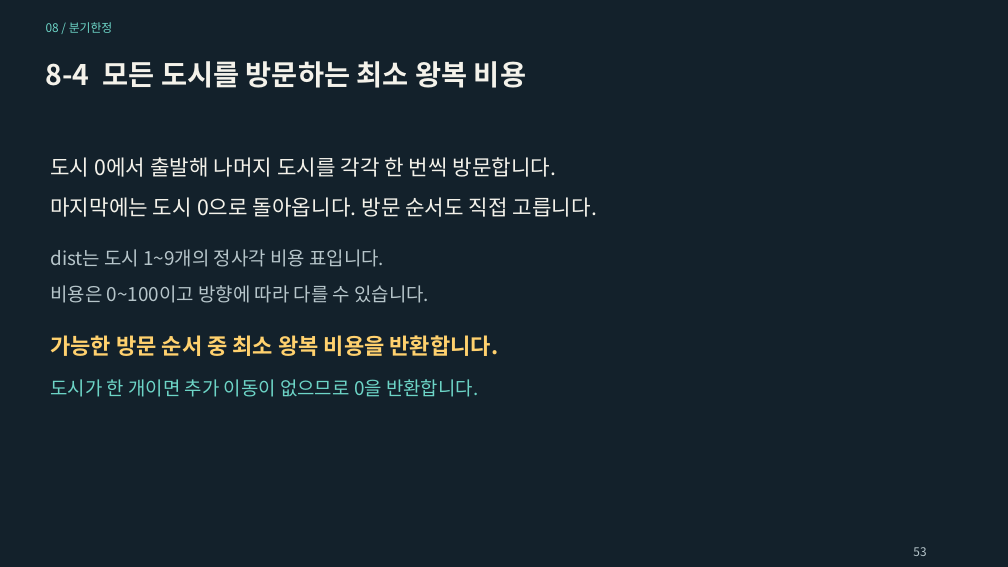
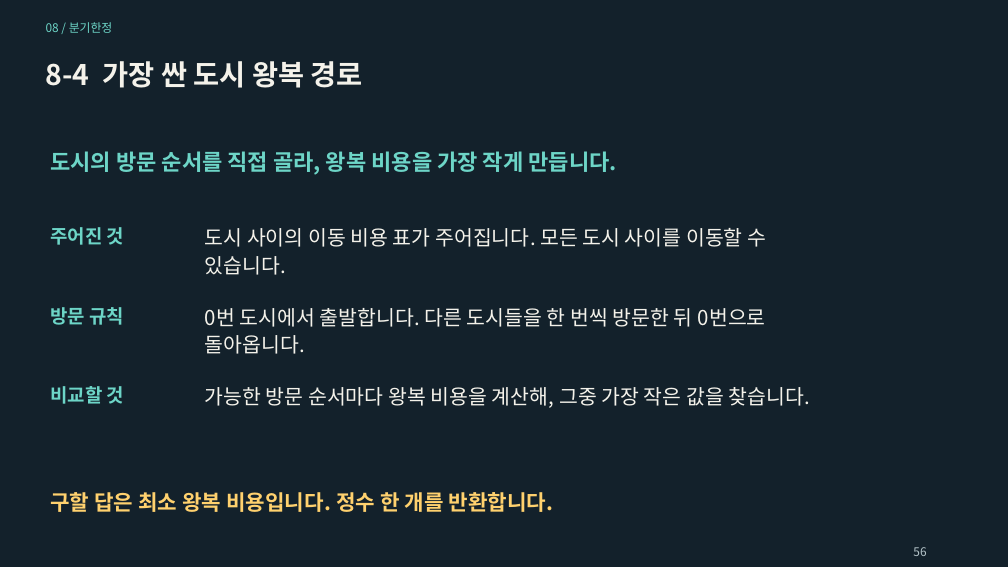
Before and after one commit to Sangdon-Park/Sangdon-Park.github.io, a slide deck: slide 56 of data/알고리즘/8장_분기한정_기법.pptx (slide 53 before the commit). Drawn at 1008x567 pixels with LibreOffice and Linux fonts; fonts in the diff are those of the drawing. Boxes give left, top, right and bottom in pixels: in the first picture for what was removed or moved away, otherwise in the second. Text is boxed around its words. In the diff, an @@ line names an element or a change of style, - is before the commit and + after.

```diff
--- a/data/알고리즘/8장_분기한정_기법.pptx
+++ b/data/알고리즘/8장_분기한정_기법.pptx
@@ text at (46, 61, 363, 88): text changed @@
-8-4 모든 도시를 방문하는 최소 왕복 비용
+8-4 가장 싼 도시 왕복 경로
@@ text at (50, 151, 617, 175): text changed; size 20.2 to 21 pt; text colour #F4F2EA to #6DD5C7; bold on @@
-마지막에는 도시 0으로 돌아옵니다. 방문 순서도 직접 고릅니다.
+도시의 방문 순서를 직접 골라, 왕복 비용을 가장 작게 만듭니다.
@@ text removed at (50, 157, 557, 177) @@
-도시 0에서 출발해 나머지 도시를 각각 한 번씩 방문합니다.
@@ text added at (50, 227, 124, 245), 18 pt, text #6DD5C7, bold @@
+주어진 것
@@ text added at (205, 228, 766, 275), 19.5 pt, text #F4F2EA @@
+도시 사이의 이동 비용 표가 주어집니다. 모든 도시 사이를 이동할 수
+있습니다.
@@ text removed at (50, 249, 384, 267) @@
-dist는 도시 1~9개의 정사각 비용 표입니다.
@@ text removed at (50, 285, 429, 303) @@
-비용은 0~100이고 방향에 따라 다를 수 있습니다.
@@ text added at (50, 307, 124, 325), 18 pt, text #6DD5C7, bold @@
+방문 규칙
@@ text added at (205, 308, 766, 354), 19.5 pt, text #F4F2EA @@
+0번 도시에서 출발합니다. 다른 도시들을 한 번씩 방문한 뒤 0번으로
+돌아옵니다.
@@ text removed at (50, 379, 478, 397) @@
-도시가 한 개이면 추가 이동이 없으므로 0을 반환합니다.
@@ text added at (50, 386, 124, 404), 18 pt, text #6DD5C7, bold @@
+비교할 것
@@ text at (205, 387, 810, 408): text changed; size 21 to 19.5 pt; text colour #FFD16E to #F4F2EA; bold off @@
-가능한 방문 순서 중 최소 왕복 비용을 반환합니다.
+가능한 방문 순서마다 왕복 비용을 계산해, 그중 가장 작은 값을 찾습니다.
@@ text added at (50, 492, 553, 512), 20.2 pt, text #FFD16E, bold @@
+구할 답은 최소 왕복 비용입니다. 정수 한 개를 반환합니다.
@@ text at (913, 547, 926, 556): text changed @@
-53
+56
```
Also in this commit, not shown: 63 other slides changed, 4 slides added, 1 slide removed, 4 other files.
